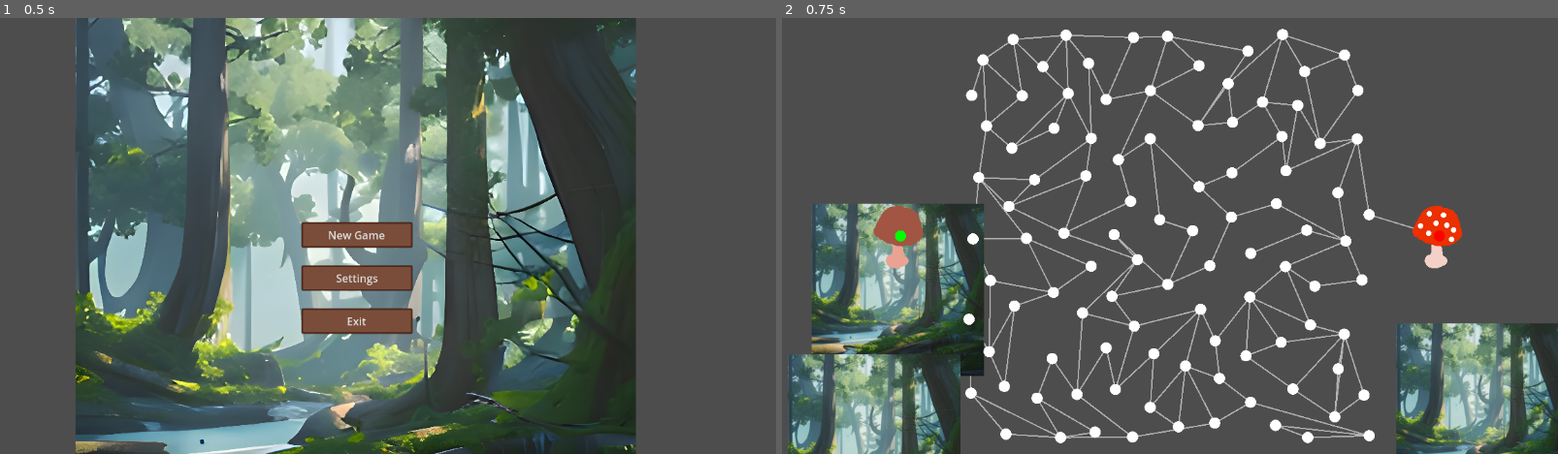
Above: before the commit, frames 1-2 (left to right).
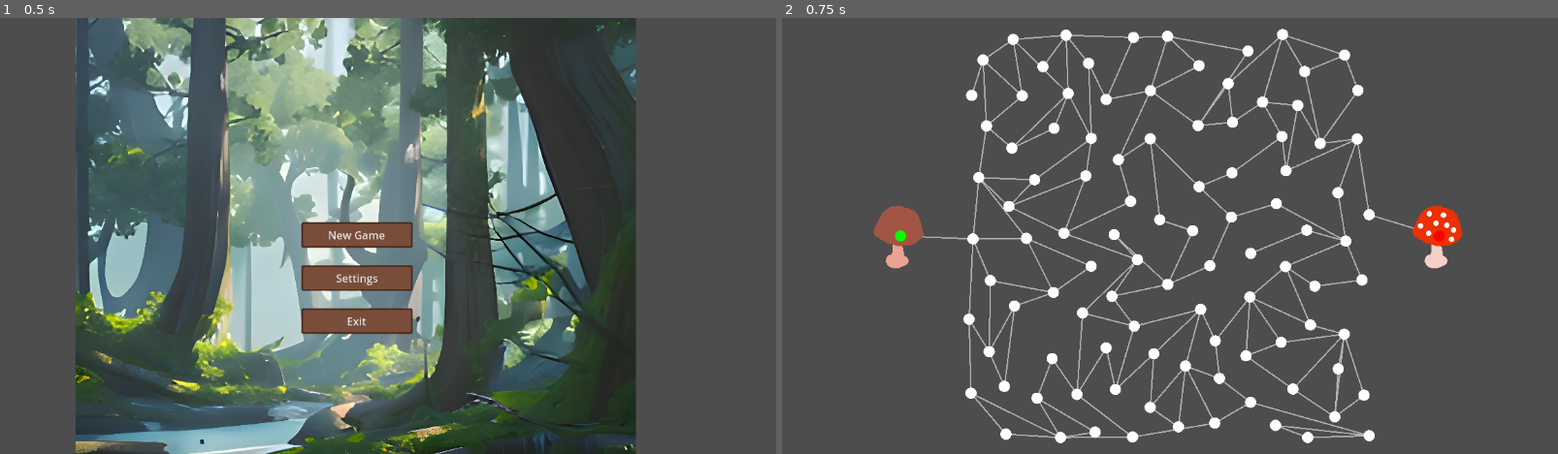
Above: after the commit, the same moments.

Repository: johan1954/fgj-2023-fivers
Game: Godot game, scene res://MainMenu.tscn
The game is run twice, just before and just after one commit, with the same random seed, the same clock (stepped at 60 frames per second) and the same inputs.
Inputs:
- Up to frame 1 (0.5 s): no input
- Up to frame 2 (0.75 s): click "New Game" at 0.5 s

Frame 1 is identical in both runs. In frame 2, 16% of the frame differs, in the area x 0-100%, y 42-100%.

Commit message:
Remove unused boxes.

Diff:
--- a/kohtaus.tscn
+++ b/kohtaus.tscn
@@ -1,47 +1,10 @@
-[gd_scene load_steps=8 format=3 uid="uid://ce335juw45m6x"]
+[gd_scene load_steps=4 format=3 uid="uid://ce335juw45m6x"]
 
-[ext_resource type="Texture2D" uid="uid://b25uruqvri1i" path="res://GFX Assets/icon.png" id="1"]
 [ext_resource type="Script" path="res://Src/AssetsPreload.gd" id="4"]
 [ext_resource type="Script" path="res://Src/Map/Map.gd" id="4_ltrcl"]
 [ext_resource type="Script" path="res://Src/Map/Generator/MapGenerator.gd" id="6"]
 
-[sub_resource type="GDScript" id="GDScript_wldfi"]
-script/source = "extends CharacterBody2D
-"
-
-[sub_resource type="RectangleShape2D" id="1"]
-size = Vector2(66, 64)
-
-[sub_resource type="RectangleShape2D" id="2"]
-size = Vector2(66, 67)
-
 [node name="Scene" type="Node2D"]
-
-[node name="Character" type="CharacterBody2D" parent="."]
-position = Vector2(-404, 80)
-script = SubResource("GDScript_wldfi")
-
-[node name="Sprite2D" type="Sprite2D" parent="Character"]
-texture = ExtResource("1")
-
-[node name="CollisionShape2D" type="CollisionShape2D" parent="Character"]
-shape = SubResource("1")
-
-[node name="StaticBody2D" type="StaticBody2D" parent="."]
-position = Vector2(-439, 304)
-
-[node name="Sprite2D" type="Sprite2D" parent="StaticBody2D"]
-texture = ExtResource("1")
-
-[node name="CollisionShape2D" type="CollisionShape2D" parent="StaticBody2D"]
-position = Vector2(0, -0.5)
-shape = SubResource("2")
-
-[node name="Sieni" type="Node2D" parent="."]
-position = Vector2(464, 258)
-
-[node name="Sprite2D" type="Sprite2D" parent="Sieni"]
-texture = ExtResource("1")
 
 [node name="Camera2D" type="Camera2D" parent="."]
 
